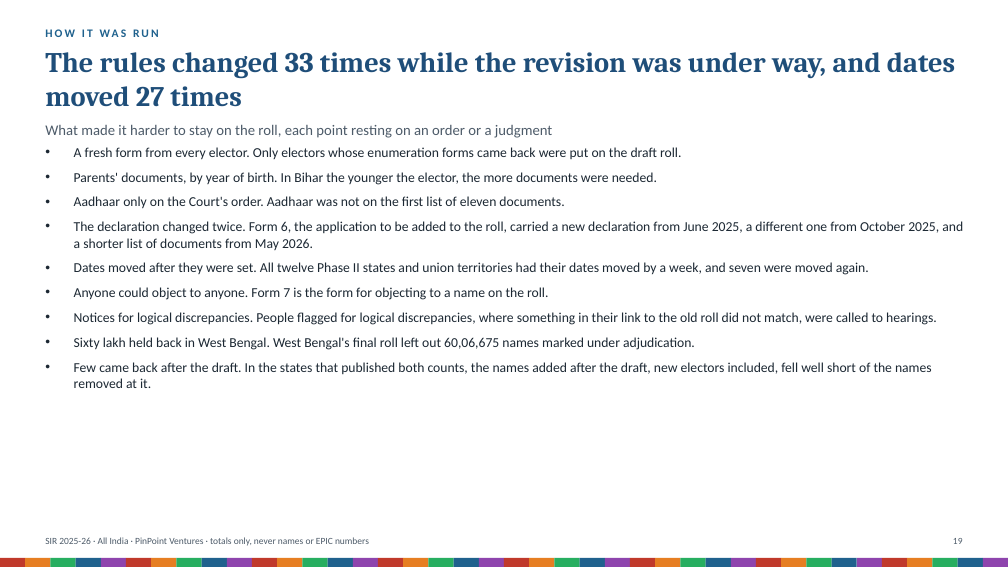
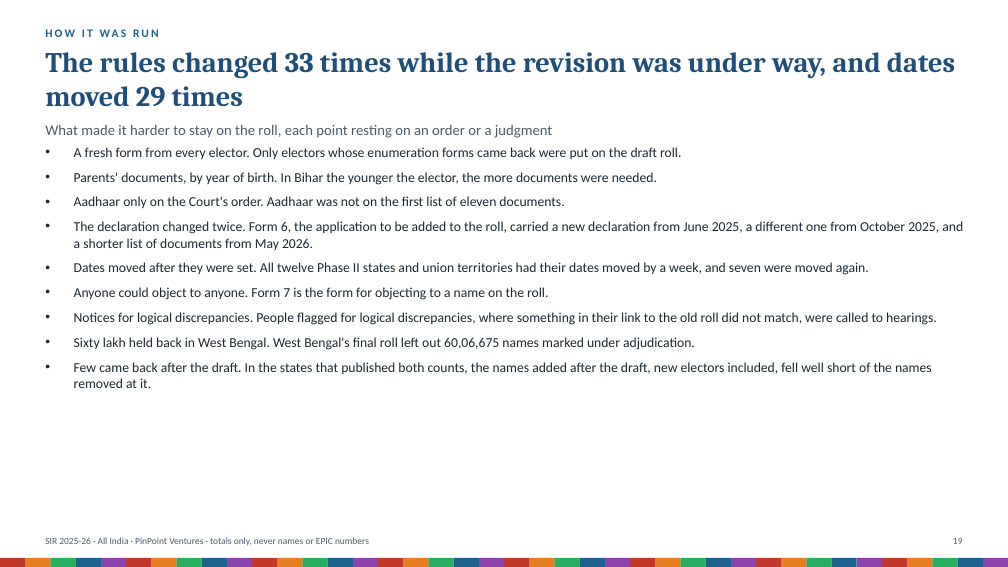
Before and after one commit to Varnasr/INDIA-DATA, a slide deck: slide 19 of reports/sir-india-deck.pptx. Drawn at 1008x567 pixels with LibreOffice and Linux fonts; fonts in the diff are those of the drawing. Boxes give left, top, right and bottom in pixels: in the first picture for what was removed or moved away, otherwise in the second. Text is boxed around its words. In the diff, an @@ line names an element or a change of style, - is before the commit and + after.

```diff
--- a/reports/sir-india-deck.pptx
+++ b/reports/sir-india-deck.pptx
@@ text at (x1=45, y1=52, x2=955, y2=107): text changed @@
-The rules changed 33 times while the revision was under way, and dates moved 27 times
+The rules changed 33 times while the revision was under way, and dates moved 29 times
```
Also in this commit, not shown: 8 other slides changed, 30 other files.
